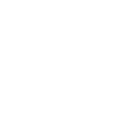
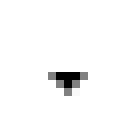
Two versions of the same layered image (128px x 128px). Layer-by-layer changes:
added layer "Layer 6" above "added" over [48, 72, 88, 96]
hid "temp" over [48, 72, 88, 96]
